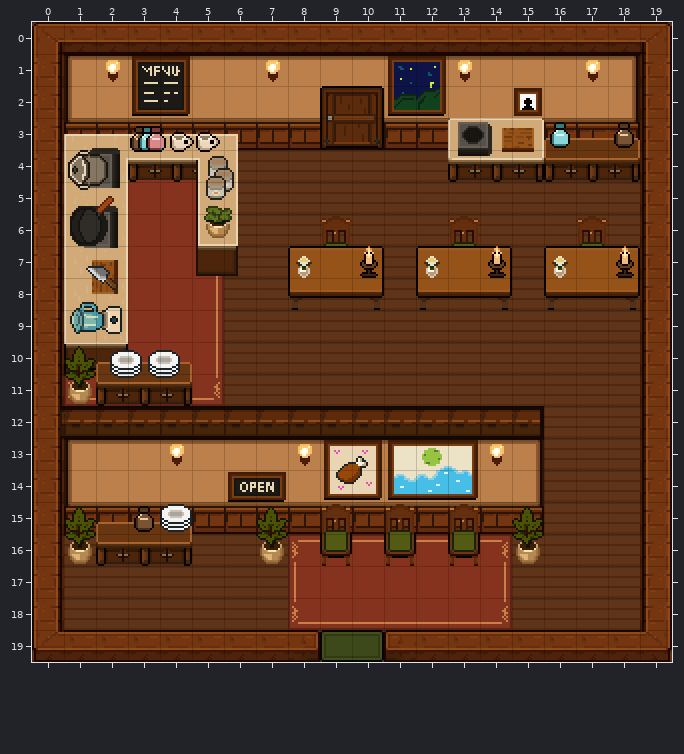
One commit to this Tiled map: assets/interior/restaurant_interior_new.tmx. The first picture shows the starting point.
Cells are 16x16 px. Shown: x 0..19, y 0..19.
Once edited:
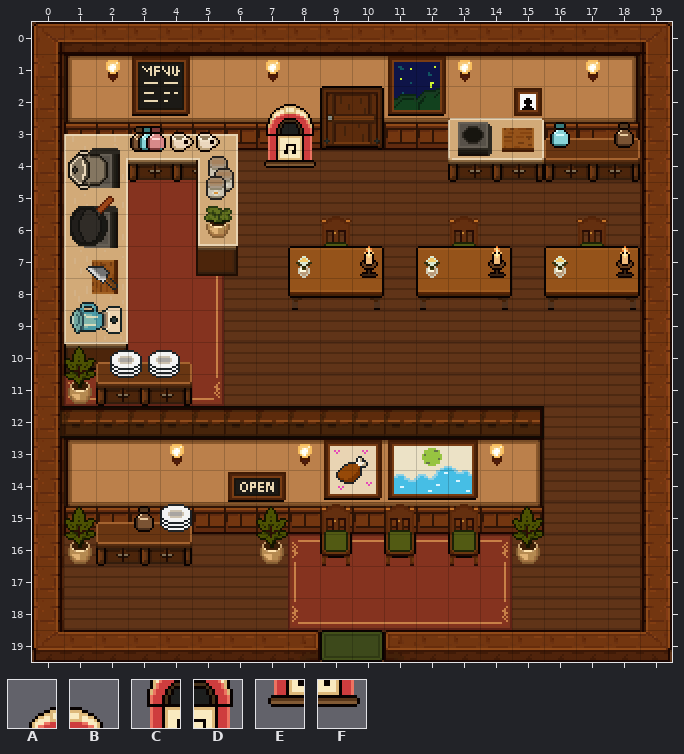
Key: from "restaurant": A 180, B 181, C 196, D 197, E 212, F 213.
_ is an empty cell.
Edits made:
{"where": "layer \"Furniture\""}
{"y":2,"x":7,"old":"__","new":"AB"}
{"y":3,"x":7,"old":"__","new":"CD"}
{"y":4,"x":7,"old":"__","new":"EF"}
